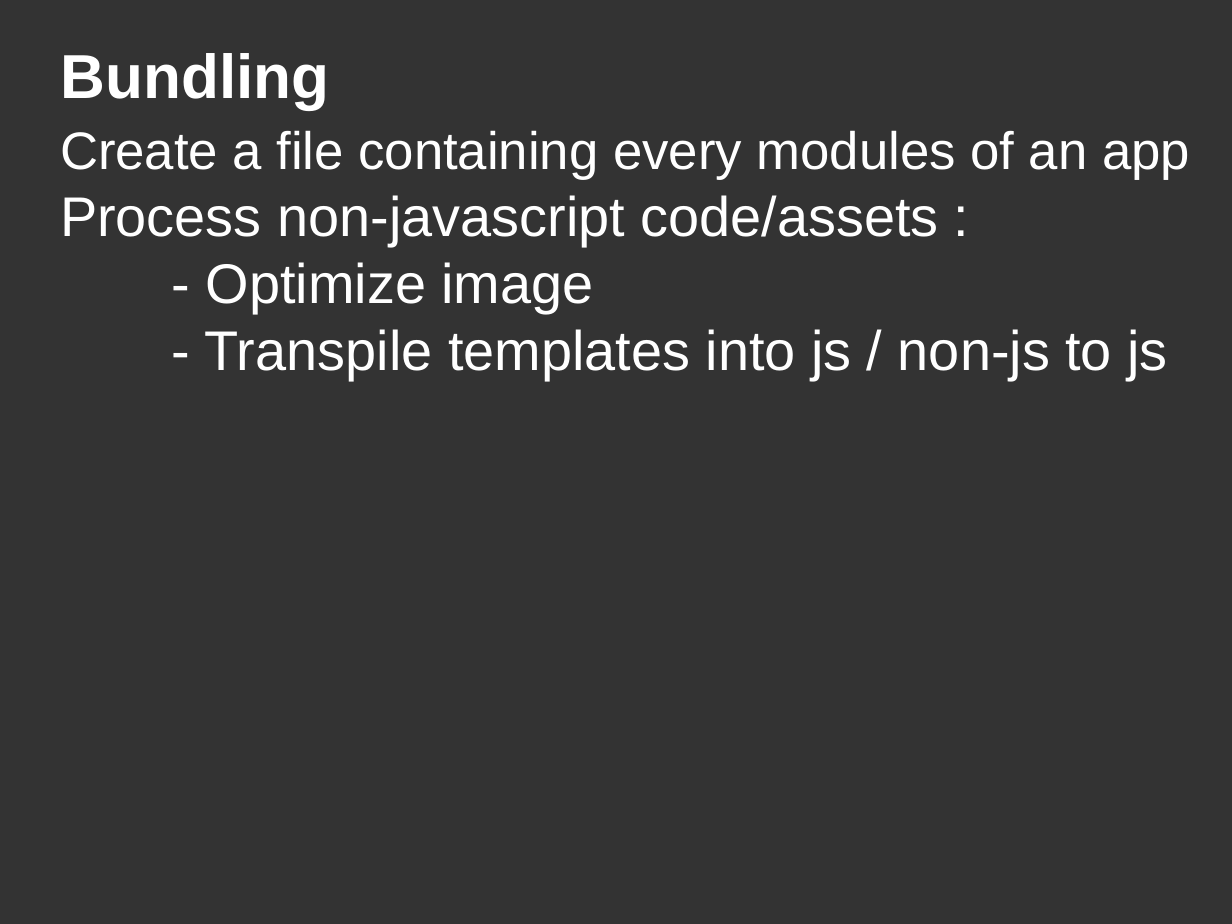
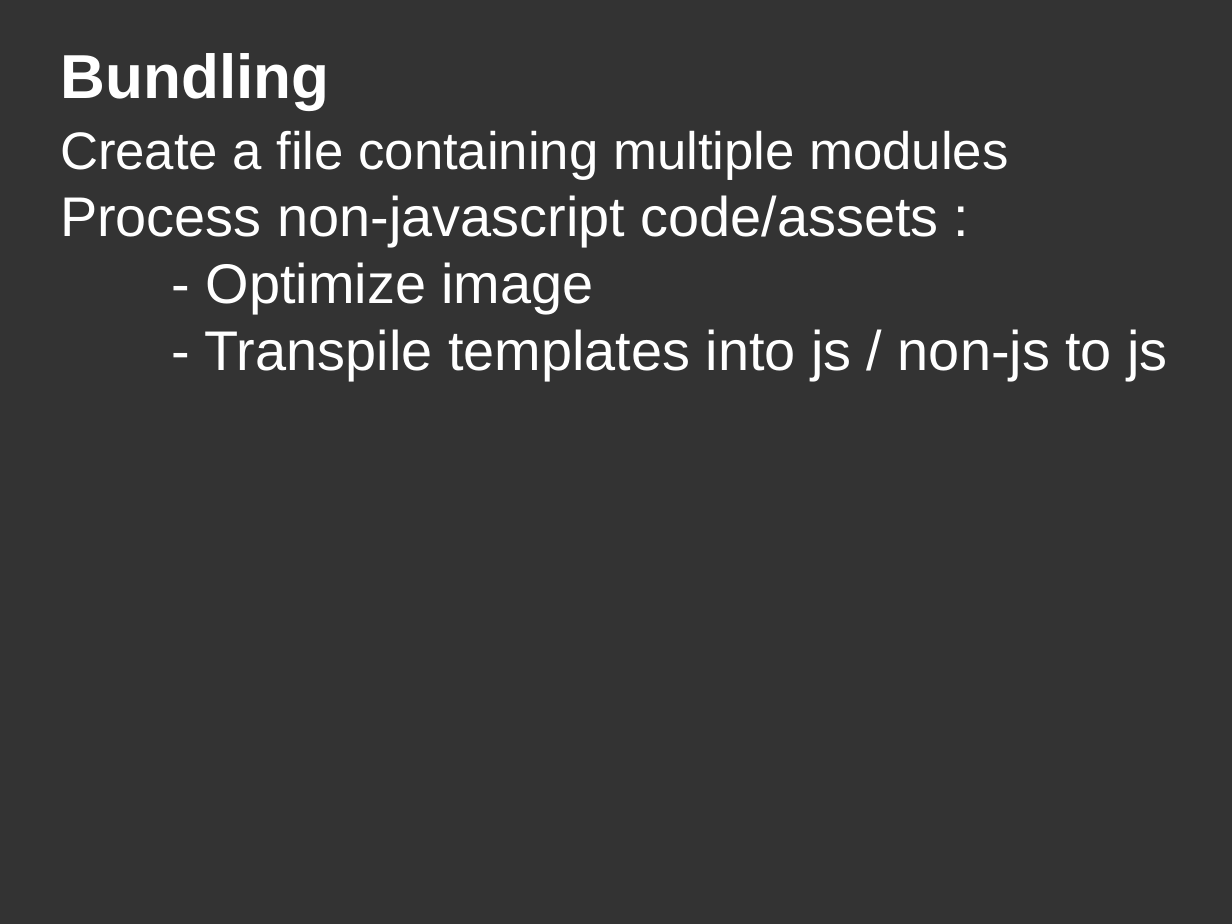
Before and after one commit to DanYellow/misc-tests, a slide deck: slide 13 of webpack-presentation-examples/webpack-presentation.odp. Drawn at 1232x924 pixels with LibreOffice and Linux fonts; fonts in the diff are those of the drawing. Boxes give left, top, right and bottom in pixels: in the first picture for what was removed or moved away, otherwise in the second. Text is boxed around its words. In the diff, an @@ line names an element or a change of style, - is before the commit and + after.

Commit message:
Updates presentation

```diff
--- a/webpack-presentation-examples/webpack-presentation.odp
+++ b/webpack-presentation-examples/webpack-presentation.odp
@@ title at [60,130,1168,380]: text changed @@
-Create a file containing every modules of an app
-Process non-javascript code/assets :
-- Optimize image
-- Transpile templates into js / non-js to js
+Create a file containing multiple modules
+Process non-javascript code/assets :
+- Optimize image
+- Transpile templates into js / non-js to js
```
Also in this commit, not shown: 5 other slides changed, 5 slides removed, 3 other files.
